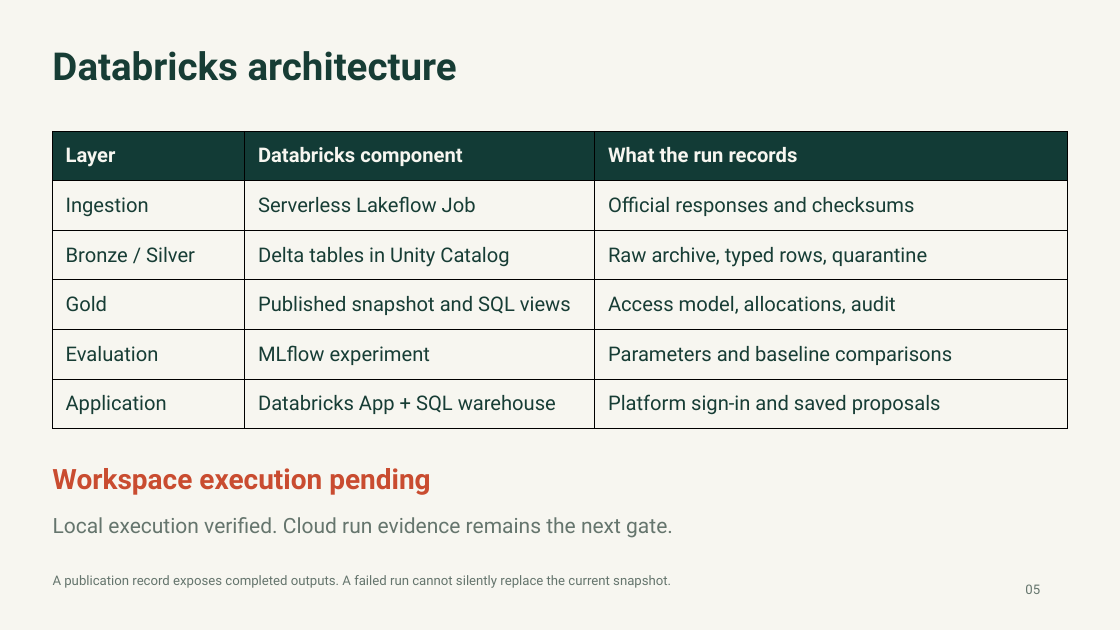
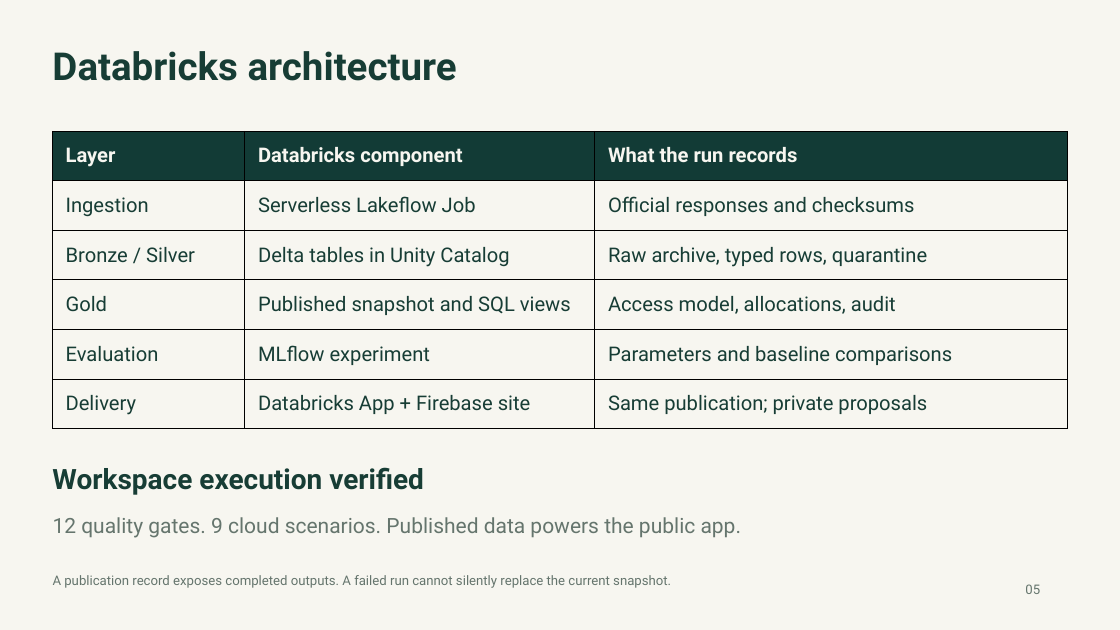
Before and after one commit to shi1720/DAISI, a slide deck: slide 5 of output/presentations/hawkerbridge-final-pitch.pptx. Drawn at 1120x630 pixels with LibreOffice and Linux fonts; fonts in the diff are those of the drawing. Boxes give left, top, right and bottom in pixels: in the first picture for what was removed or moved away, otherwise in the second. Text is boxed around its words. In the diff, an @@ line names an element or a change of style, - is before the commit and + after.

```diff
--- a/output/presentations/hawkerbridge-final-pitch.pptx
+++ b/output/presentations/hawkerbridge-final-pitch.pptx
@@ table at (52, 131, 1067, 429) @@
-row 6: Application | Databricks App + SQL warehouse | Platform sign-in and saved proposals
+row 6: Delivery | Databricks App + Firebase site | Same publication; private proposals
@@ text at (52, 467, 424, 495): text changed; text colour #C94C30 to #173D35 @@
-Workspace execution pending
+Workspace execution verified
@@ text at (53, 517, 741, 538): text changed @@
-Local execution verified. Cloud run evidence remains the next gate.
+12 quality gates. 9 cloud scenarios. Published data powers the public app.
```
Also in this commit, not shown: 1 other slide changed, 47 other files.
